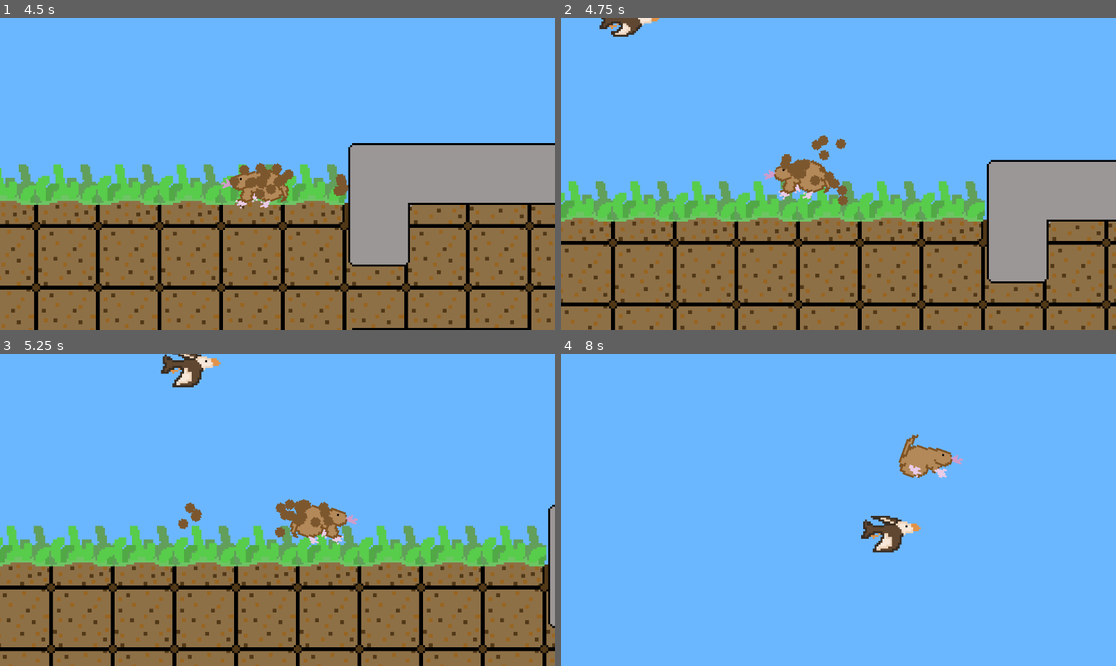
Above: before the commit, frames 1-4 (two rows, left to right).
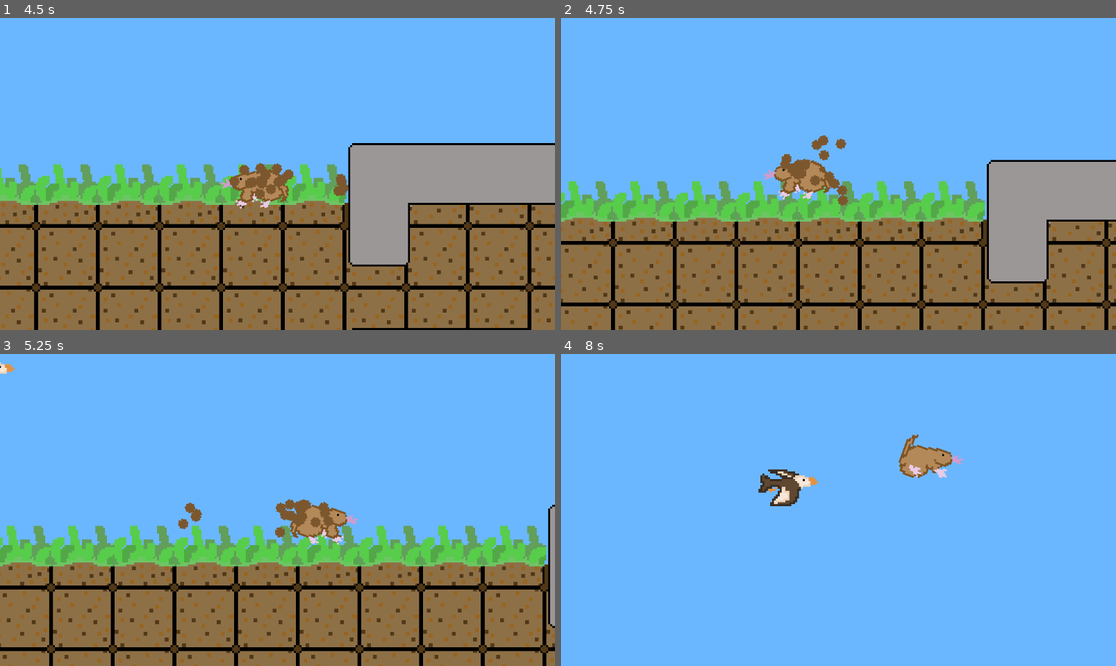
Above: after the commit, the same moments.

Repository: CanadianPS1/GameJam---Mole-Time
Game: Godot game, scene res://Scenes/game.tscn
Same seed, same stepped clock (60 frames per second), same inputs: the game is played once before the commit and once after it.
Inputs:
- Up to frame 1 (4.5 s): hold D (moveRight) 0.53-2.03 s; tap W (moveUp) at 0.77, 1.52, 3.02, 3.77 s; hold A (moveLeft) 2.03-2.78 s; hold D (moveRight) 2.78-4.28 s; hold A (moveLeft) from 4.28 s (still down)
- Up to frame 2 (4.75 s): keep holding A (moveLeft); tap W (moveUp) at 4.52 s
- Up to frame 3 (5.25 s): release A (moveLeft) at 5.03 s; hold D (moveRight) from 5.03 s (still down)
- Up to frame 4 (8 s): release D (moveRight) at 5.78 s; hold A (moveLeft) 5.78-7.28 s; tap W (moveUp) at 6.02, 6.77, 7.52 s; hold D (moveRight) from 7.28 s (still down)

Frame 1 is identical in both runs. In frame 2, 0.4% of the frame differs, in the area x 6-18%, y 0-7%; in frame 3, 0.8%; in frame 4, 1.5%, in the area x 35-65%, y 36-64%.

Commit message:
added bird swoop / hover / return functionality

Diff:
--- a/molegame/Scenes/game.tscn
+++ b/molegame/Scenes/game.tscn
@@ -157,7 +157,7 @@
 position = Vector2(32, 74)
 
 [node name="bird" parent="." instance=ExtResource("4_3dryh")]
-position = Vector2(34, -91)
+position = Vector2(-73, -88)
 
 [node name="nonDigDetector" type="Area2D" parent="."]
 
--- a/molegame/scripts/bird.gd
+++ b/molegame/scripts/bird.gd
@@ -1,21 +1,123 @@
 extends Node2D
 
+# different states bird can be in
+enum BirdState {
+	CIRCLING,
+	POSITIONING,  # moving above player
+	WAITING,      # hovering above player
+	SWOOPING,     # diving down at player
+	RETURNING     # returning to it's spawn location
+}
+
 var player: CharacterBody2D
+var current_state: BirdState = BirdState.CIRCLING
+var speed = 100
+var hover_height = 75
+var wait_timer: Timer
+var homePos: Vector2
 
 func _ready():
 	player = get_node("../Player")
 
-	if has_node("DetectionFeild"):
-		$DetectionFeild.body_entered.connect(_on_detection_radius_body_entered)
+	homePos = global_position
 
-	if has_node("HitBox"):
-		$HitBox.body_entered.connect(_on_hit_box_body_entered)
+	wait_timer = Timer.new()
+	wait_timer.wait_time = 1.0
+	wait_timer.one_shot = true # makes timer only happen once
+	wait_timer.timeout.connect(_on_wait_timer_timeout)
+	add_child(wait_timer)
+
+	if has_node("DetectionField"):
+		$DetectionField.body_entered.connect(_on_detection_radius_body_entered)
+
+	if has_node("Hitbox"):
+		$Hitbox.body_entered.connect(_on_hit_box_body_entered)
+
+func _process(delta):
+
+	# if the player starts digging, the bird will return home
+	if player.isDigging and current_state != BirdState.RETURNING:
+		current_state = BirdState.RETURNING
+
+	if(!player.isDigging or current_state == BirdState.RETURNING):
+		match current_state:
+			BirdState.CIRCLING:
+				circle_behavior(delta)
+			BirdState.POSITIONING:
+				position_above_plr(delta)
+			BirdState.WAITING:
+				hover_behavior(delta)
+			BirdState.SWOOPING:
+				swoop_behavior(delta)
+			BirdState.RETURNING:
+				return_behavior(delta)
+
+func _on_wait_timer_timeout():
+	current_state = BirdState.SWOOPING
+
+func circle_behavior(delta):
+	var targetPos = Vector2(player.global_position.x, player.global_position.y - hover_height)
+	var direction = (targetPos - global_position).normalized()
+	global_position += direction * (speed * 0.5) * delta
+
+	flip_sprite(direction)
+
+func position_above_plr(delta):
+	var targetPos = Vector2(player.global_position.x, player.global_position.y - hover_height)
+	var direction = (targetPos - global_position).normalized()
+	global_position += direction *speed * delta
+
+	flip_sprite(direction)
+
+	if global_position.distance_to(targetPos) < 15:
+		current_state = BirdState.WAITING
+		wait_timer.start()  # Start the 1-second swoop timer
 
 
-func _on_detection_radius_body_entered(delta):
-	pass
+func hover_behavior(delta):
+	var hover_target = Vector2(player.global_position.x, player.global_position.y - hover_height)
+	var direction = (hover_target - global_position).normalized()
+	global_position += direction * (speed * 0.3) * delta
+
+func swoop_behavior(delta):
+	# Dive straight down at the player
+	var direction = (player.global_position - global_position).normalized()
+	global_position += direction * speed * delta
+
+	flip_sprite(direction)
+
+	# Check if swoop is complete (past player or hit ground)
+	if global_position.y >= player.global_position.y - 10:
+		reset_to_circling()
+
+func return_behavior(delta):
+	var direction = (homePos - global_position).normalized()
+	global_position += direction
+
+	flip_sprite(direction)
+
+	if global_position.distance_to(homePos) < 10:
+		global_position = homePos
+		current_state = BirdState.CIRCLING
 
 
+func flip_sprite(direction: Vector2):
+	if has_node("AnimatedSprite2D"):
+		if direction.x >= 0:
+			$AnimatedSprite2D.flip_h = false
+		else:
+			$AnimatedSprite2D.flip_h = true
+
+func start_swoop_attack():
+	# Call this to trigger the swoop sequence
+	if current_state == BirdState.CIRCLING:
+		current_state = BirdState.POSITIONING
+
+func reset_to_circling():
+	current_state = BirdState.CIRCLING
+
+func _on_detection_radius_body_entered(delta):
+	start_swoop_attack()
 
 func _on_hit_box_body_entered(body):
 	if body.has_method("kill_player"):
--- a/molegame/scripts/player.gd
+++ b/molegame/scripts/player.gd
@@ -132,6 +132,5 @@
 	jump_velocity = 0
 
 	await get_tree().create_timer(2).timeout
-	print("timer ran")
 	# reloads the scene
 	get_tree().reload_current_scene()
--- a/molegame/scripts/worm.gd
+++ b/molegame/scripts/worm.gd
@@ -22,7 +22,6 @@
 		chase_player(delta)
 
 func _on_detection_radius_body_entered(body: CharacterBody2D):
-	print("Plr Detected")
 	player = body
 	is_chasing = true
 
@@ -33,11 +32,7 @@
 
 		global_position += direction * speed * delta
 
-		if direction.x >= 0:
-			$AnimatedSprite2D.flip_h = true
-		else:
-			$AnimatedSprite2D.flip_h = false
-
+		flip_sprite(direction)
 
 func _on_hit_box_body_entered(body):
 
@@ -45,3 +40,10 @@
 		body.add_worm()
 
 	queue_free()
+
+func flip_sprite(direction: Vector2):
+	if has_node("AnimatedSprite2D"):
+		if direction.x >= 0:
+			$AnimatedSprite2D.flip_h = true
+		else:
+			$AnimatedSprite2D.flip_h = false
